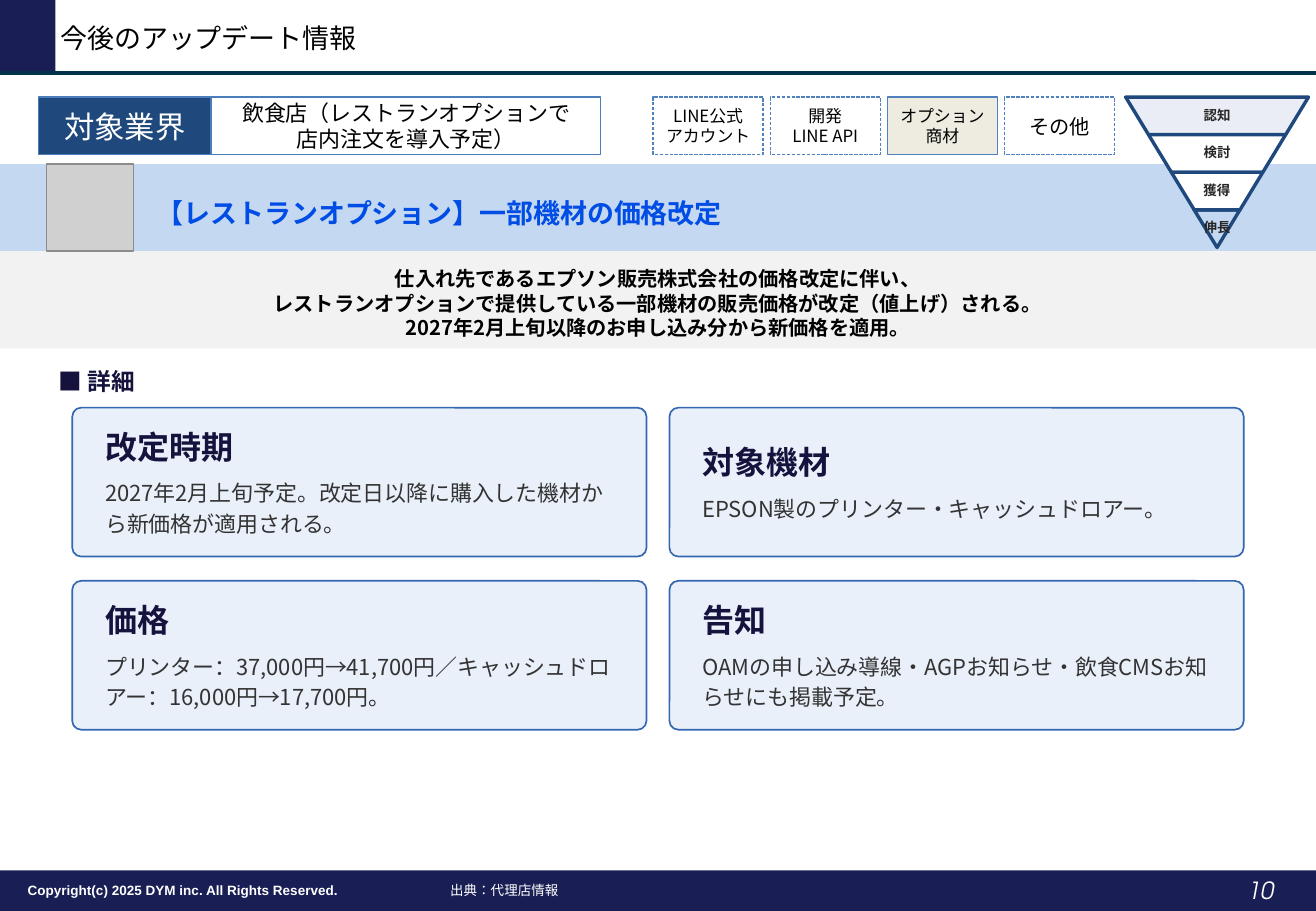
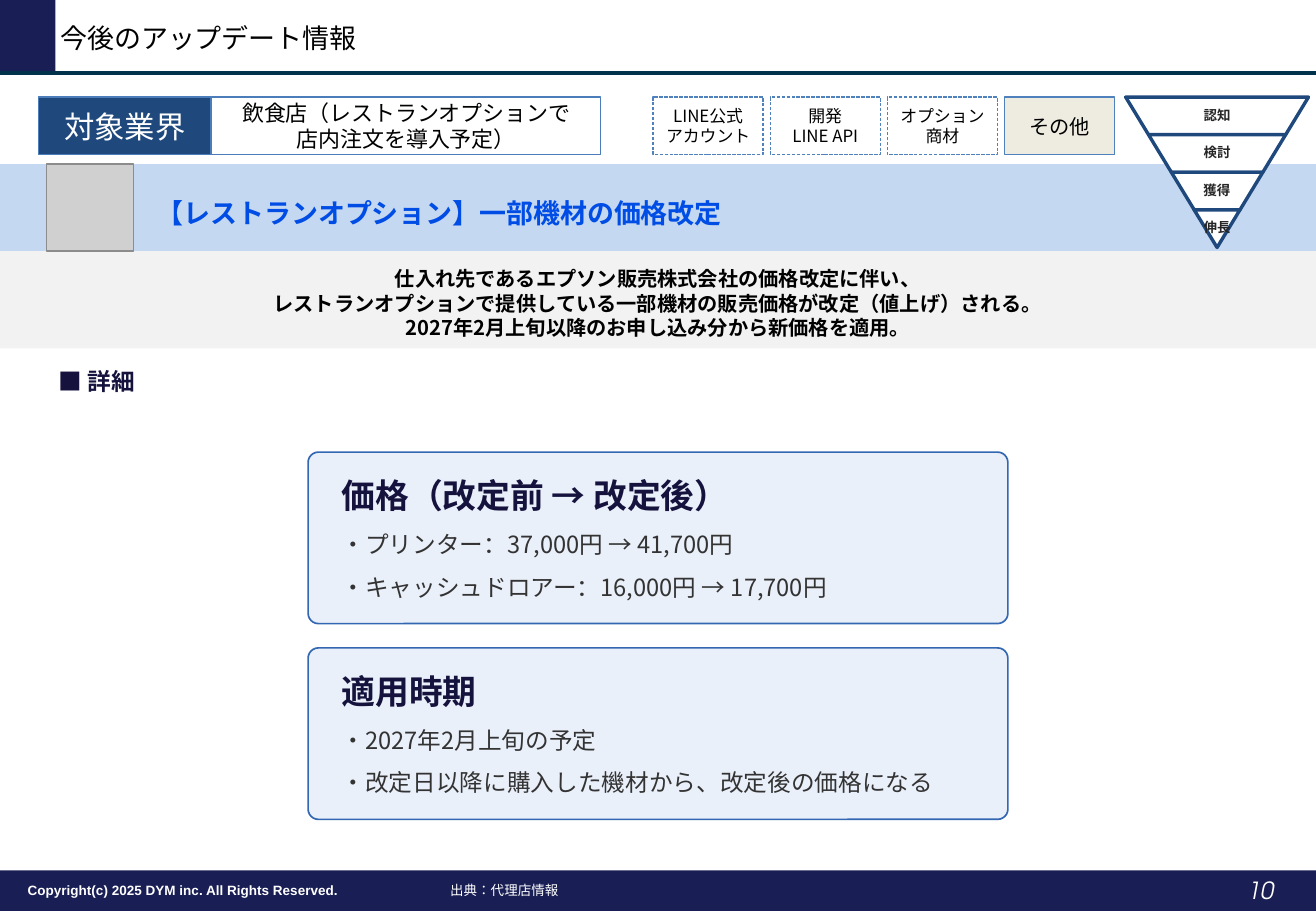
Before and after one commit to tonomura-r-dev/folder, a slide deck: slide 10 of LINEOA媒体最新情報_2026年10月トレンドレポート.pptx. Drawn at 1316x911 pixels with LibreOffice and Linux fonts; fonts in the diff are those of the drawing; grey boxes stand for pictures; background and template pictures are left out. Boxes give left, top, right and bottom in pixels: in the first picture for what was removed or moved away, otherwise in the second. Text is boxed around its words. In the diff, an @@ line names an element or a change of style, - is before the commit and + after.

```diff
--- a/LINEOA媒体最新情報_2026年10月トレンドレポート.pptx
+++ b/LINEOA媒体最新情報_2026年10月トレンドレポート.pptx
@@ rectangle "オプション" at bbox=[887, 97, 998, 156]: fill #EEECE1 to #FFFFFF; outline #4F81BD 0.75 pt to #4F81BD 0.75 pt dashed @@
@@ rectangle "その他" at bbox=[1005, 97, 1116, 156]: fill #FFFFFF to #EEECE1; outline #4F81BD 0.75 pt dashed to #4F81BD 0.75 pt @@
@@ trapezoid at bbox=[1126, 97, 1310, 135]: fill #EAEDF5 to #FFFFFF @@
@@ trapezoid at bbox=[1194, 210, 1241, 248]: fill none to #FFFFFF @@
@@ rounded rectangle removed at bbox=[670, 408, 1244, 558] @@
-対象機材
-EPSON製のプリンター・キャッシュドロアー。
@@ rounded rectangle "価格（改定前 → 改定後）": place and size @@
-rounded rectangle "価格（改定前 → 改定後）" at bbox=[73, 581, 648, 730]
+rounded rectangle "価格（改定前 → 改定後）" at bbox=[309, 452, 1009, 623]
@@ text in rounded rectangle at bbox=[341, 479, 827, 600]: text changed; size 13 to 14 pt @@
-価格
-プリンター：37,000円→41,700円／キャッシュドロアー：16,000円→17,700円。
+価格（改定前 → 改定後）
+・プリンター：37,000円 → 41,700円
+・キャッシュドロアー：16,000円 → 17,700円
@@ rounded rectangle removed at bbox=[670, 581, 1244, 730] @@
-告知
-OAMの申し込み導線・AGPお知らせ・飲食CMSお知らせにも掲載予定。
@@ rounded rectangle "適用時期": place and size @@
-rounded rectangle "適用時期" at bbox=[73, 408, 648, 558]
+rounded rectangle "適用時期" at bbox=[309, 648, 1009, 819]
@@ text in rounded rectangle at bbox=[341, 675, 933, 793]: text changed; size 13 to 14 pt @@
-改定時期
-2027年2月上旬予定。改定日以降に購入した機材から新価格が適用される。
+適用時期
+・2027年2月上旬の予定
+・改定日以降に購入した機材から、改定後の価格になる
```
Also in this commit, not shown: 1 other file.
